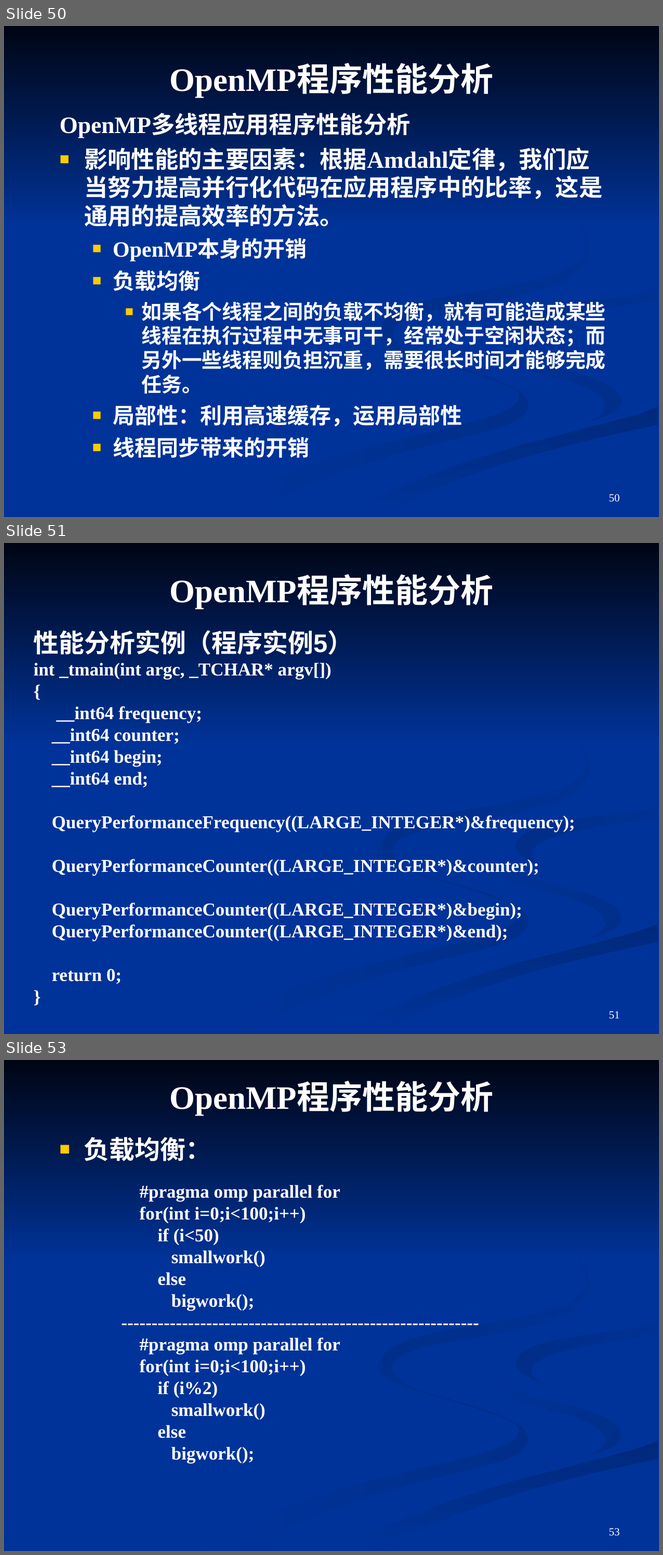
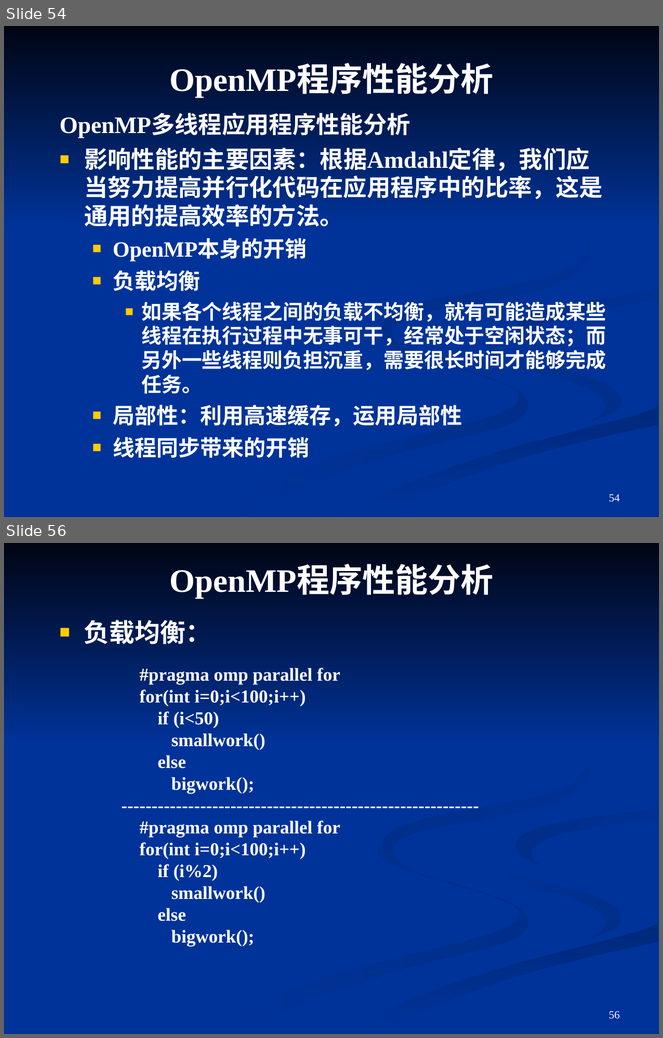
Before and after one commit to cedarli/linux, a slide deck: openMP/doc/OpenMP.ppt. Shown one above the other, each under a label of ours: slides 50, 51 and 53 before the commit, slides 54 and 56 after it; the slides between them are not shown. The pictures are 663x1555 and 663x1038 pixels, drawn with LibreOffice and Linux fonts; fonts in the diff are those of the drawing. Boxes give left, top, right and bottom in pixels: in the first picture for what was removed or moved away, otherwise in the second. Text is boxed around its words. In the diff, an @@ line names an element or a change of style, - is before the commit and + after.

```diff
--- a/openMP/doc/OpenMP.ppt
+++ b/openMP/doc/OpenMP.ppt
@@ slide 51 removed at box(4, 543, 659, 1034), background #003399; not listed: 7 template elements that a slide beside it also shows @@
@@ title removed at box(169, 577, 493, 609) @@
-OpenMP程序性能分析
@@ text removed at box(34, 630, 575, 984) @@
-性能分析实例（程序实例5）
-int _tmain(int argc, _TCHAR* argv[])
-{
-__int64 frequency;
-__int64 counter;
-__int64 begin;
-__int64 end;
-QueryPerformanceFrequency((LARGE_INTEGER*)&frequency);
-QueryPerformanceCounter((LARGE_INTEGER*)&counter);
-QueryPerformanceCounter((LARGE_INTEGER*)&begin);
-QueryPerformanceCounter((LARGE_INTEGER*)&end);
-return 0;
-}
@@ page number removed at box(609, 1012, 620, 1019) @@
-51
@@ what was slide 50 is now slide 54 @@
@@ page number at box(609, 495, 620, 502): text changed @@
-50
+54
@@ what was slide 53 is now slide 56 @@
@@ page number at box(609, 1012, 620, 1019): text changed @@
-53
+56
```
Also in this commit, not shown: 6 slides changed, 4 slides added, 5 other files.
